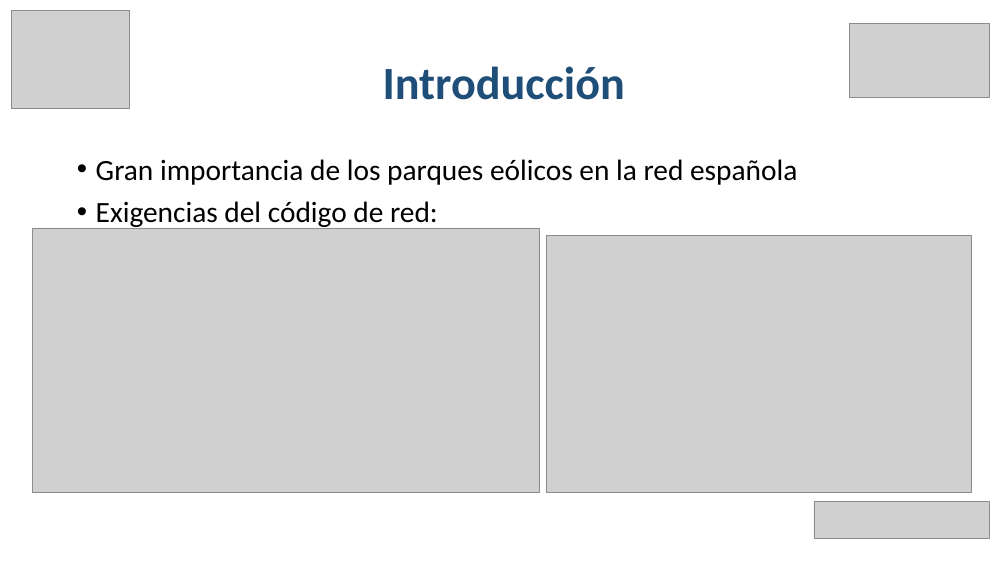
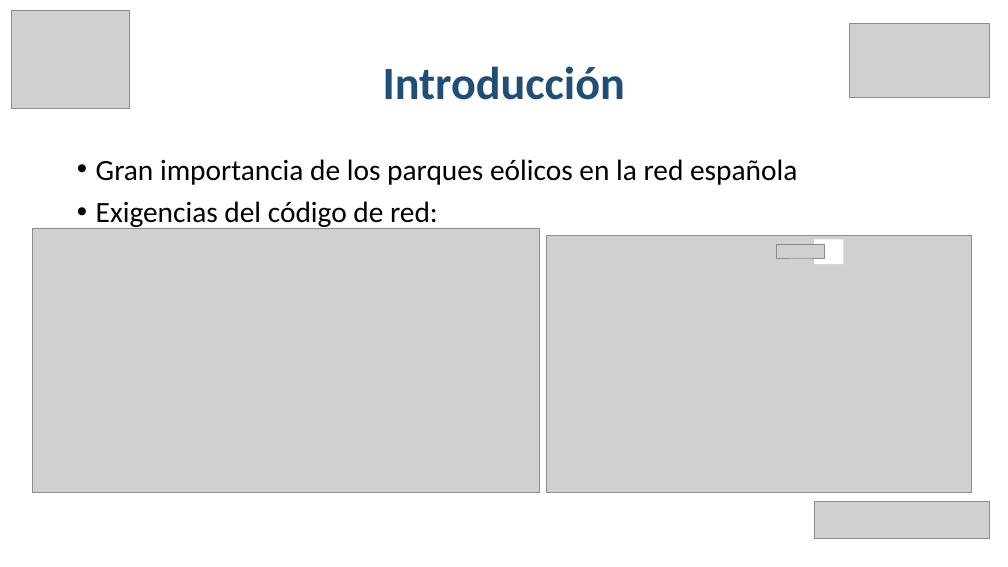
Before and after one commit to EmilioLdelaFuente/tfg, a slide deck: slide 3 of tfgPP.pptx. Drawn at 1008x567 pixels with LibreOffice and Linux fonts; fonts in the diff are those of the drawing; grey boxes stand for pictures. Boxes give left, top, right and bottom in pixels: in the first picture for what was removed or moved away, otherwise in the second. Text is boxed around its words. In the diff, an @@ line names an element or a change of style, - is before the commit and + after.

```diff
--- a/tfgPP.pptx
+++ b/tfgPP.pptx
@@ picture added at (x1=777, y1=244, x2=825, y2=258) @@
@@ rectangle added at (x1=814, y1=240, x2=844, y2=265), fill #FFFFFF @@
```
Also in this commit, not shown: 9 other slides changed, 5 slides added.
